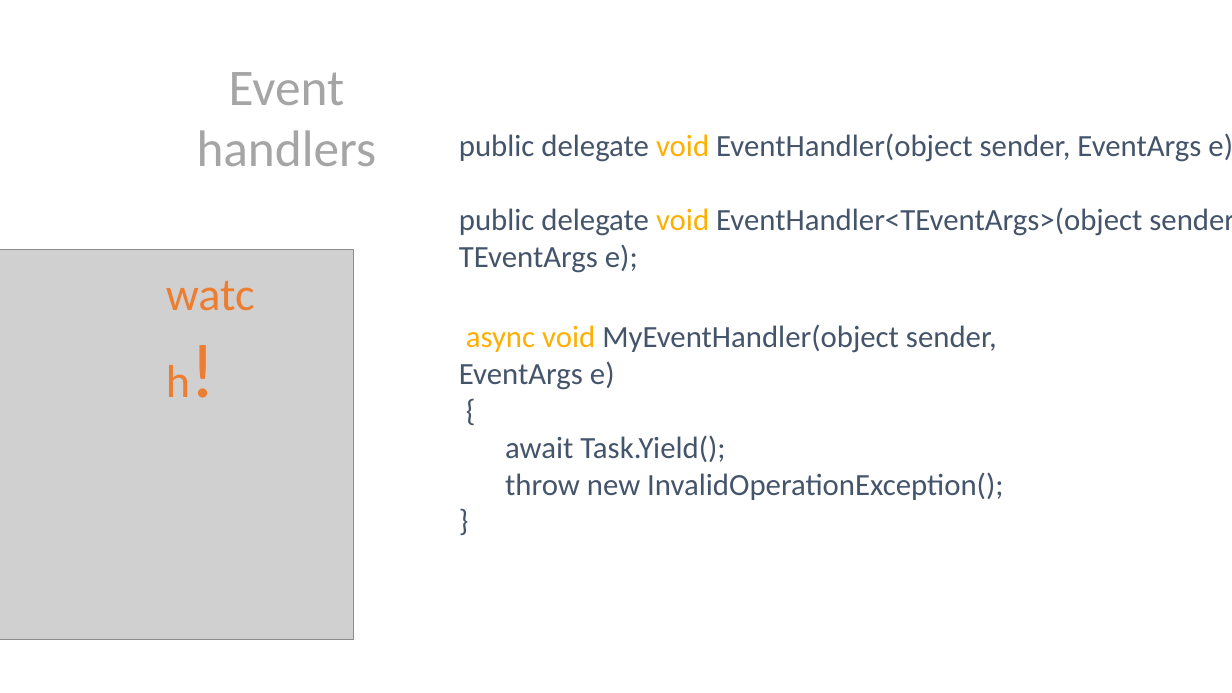
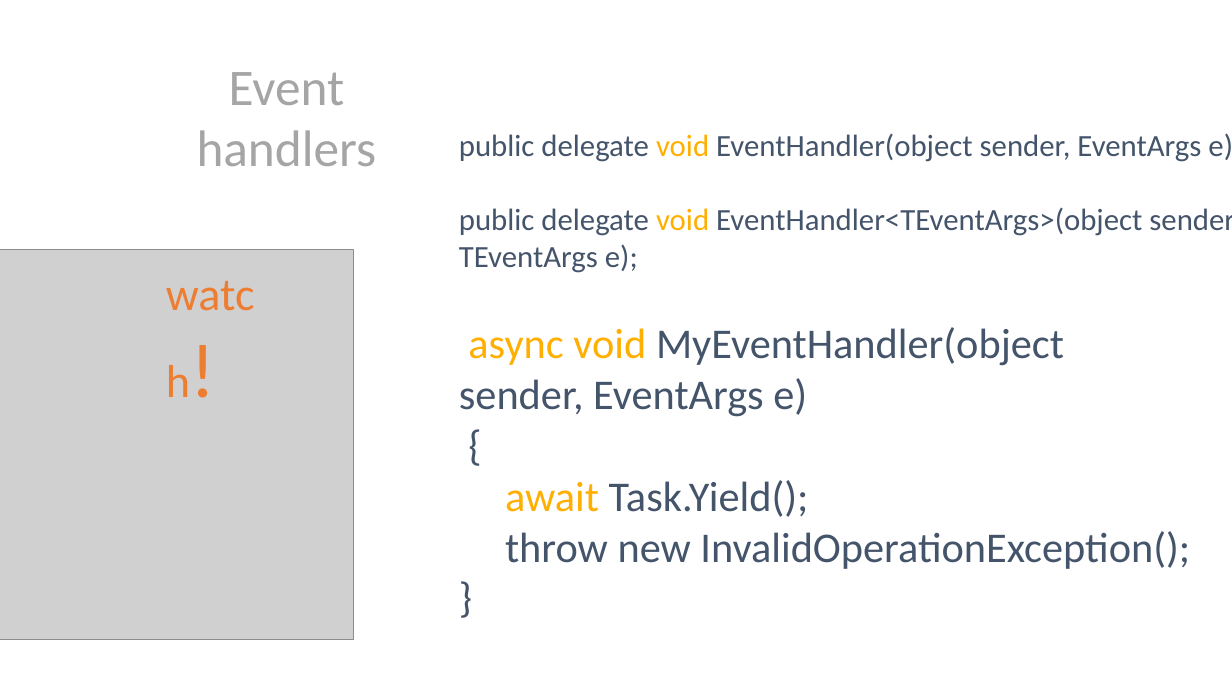
Before and after one commit to danielmarbach/RearchitectTowardsAsyncAwait, a slide deck: slide 29 of presentation.pptx (slide 30 before the commit). Drawn at 1232x693 pixels with LibreOffice and Linux fonts; fonts in the diff are those of the drawing; grey boxes stand for pictures. Boxes give left, top, right and bottom in pixels: in the first picture for what was removed or moved away, otherwise in the second. Text is boxed around its words. In the diff, an @@ line names an element or a change of style, - is before the commit and + after.

```diff
--- a/presentation.pptx
+++ b/presentation.pptx
@@ text "async void MyEventHandler(object sender, EventArgs ..." at [459, 327, 1190, 569]: size 24 to 33 pt; text colour #44546A to #FFAF00 in "await" @@
```
Also in this commit, not shown: 17 other slides changed, 8 slides added, 8 slides removed, 1 other file.
